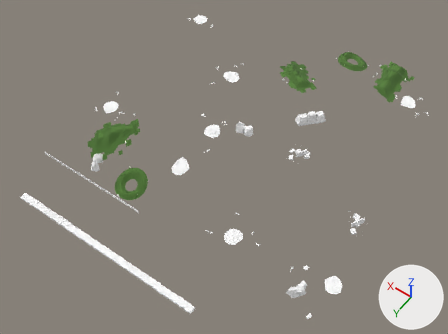
The glTF model assets/models/outdoor/outdoor_31.glb as it was, and as the next commit left it.
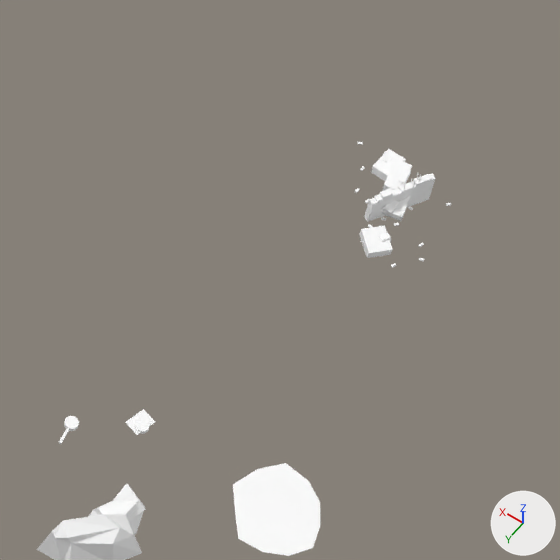
There are two pictures of each version: one whole from a 50 mm camera at (-59.3, 87.0, 124.8) aimed at (-3.0, 8.1, 0.9), one close up on the part from 62% to 87% of the width and 55% to 88% of the height. Lighting does not change. The marker at lower right points along +X, +Y and +Z. The first two pictures are the older version. Vertices at exactly the same position are counted once.

The first close-up shows 'gas_station_town'.
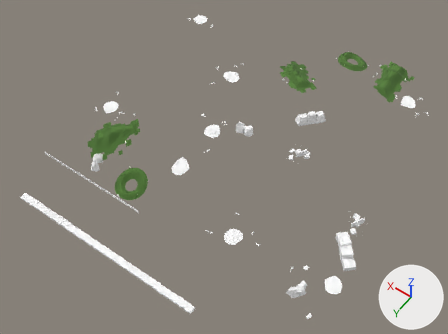
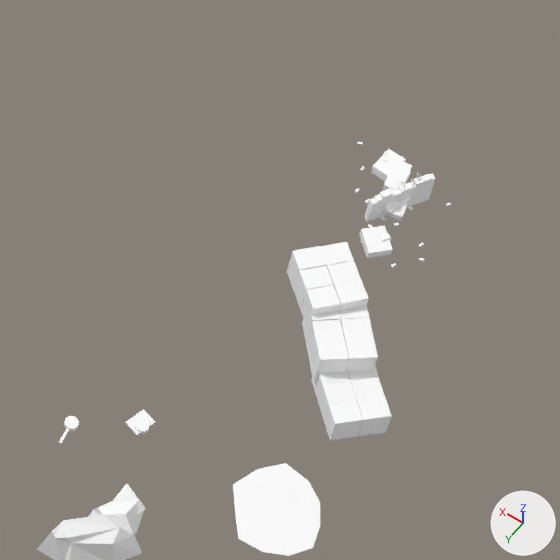
What changed in the scene script:
```text
Change me_gas_station_town:
    used by ob_gas_station_town; location = (0.0, 0.0, 0.0)
    remove me_gas_station_town.from_pydata(...)  # 5377 vertices, 8086 faces; spans x -44.0..37.4, y -46.2..44.7, z 0.3..12.4
    add me_gas_station_town.from_pydata(...)  # 5521 vertices, 8266 faces; spans x -44.0..37.4, y -46.2..44.7, z 0.3..12.4
    me_gas_station_town part 1
    80 vertices are added at x -44.0..-36.5, y 10.2..17.0, z 1.6..4.9
    38 new vertices lie (0.7, -0.7, 0.0) away from vertices in x -44.0..-38.0, y 10.2..17.0, z 1.6..4.9
    18 new vertices lie (1.0, 0.8, 0.0) away from vertices in x -42.2..-39.3, y 11.2..14.5, z 2.3..4.3
    8 new vertices lie (0.7, -0.8, 0.0) away from vertices in x -41.6..-40.6, y 13.6..15.6, z 1.6..4.3
    180 new faces join them, mat_kit_atlas (white #ffffff)
```

What differs and where, as boxes (x1, y1, x2, y2) in the close-ups (560 x 560 px):
part 1 of me_gas_station_town, added
    after: (287, 242, 391, 440)
